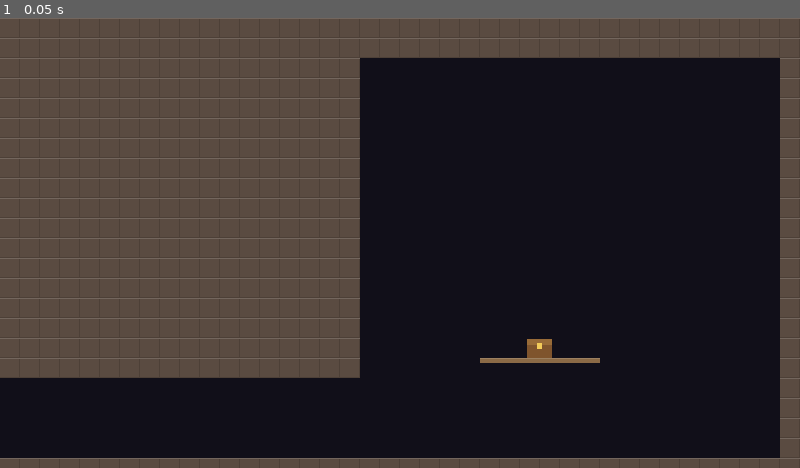
Above: before the commit, frame 1.
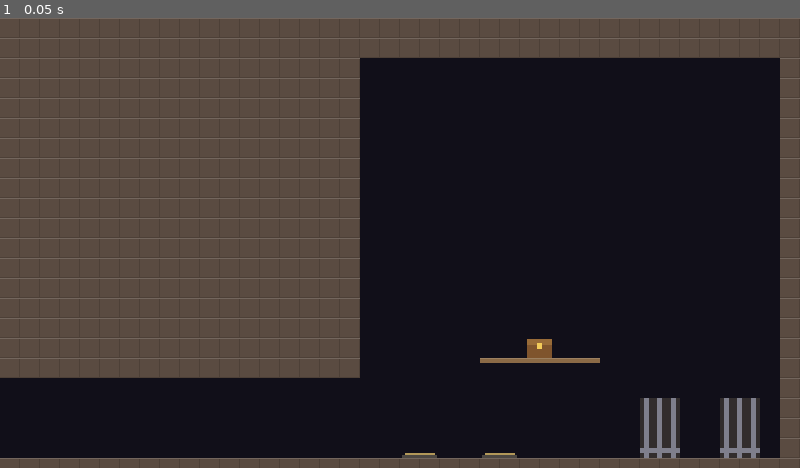
Above: after the commit, the same moment.

Repository: yuriisytnyk1996/The-Last-Sich
Game: Godot game, scene res://levels/rooms/test_hideout.tscn
Two runs of this game, one before a commit and one after it. Both use one fixed random seed, a clock stepped at 60 frames per second and the inputs below. This scene is started directly instead of the project's main scene.
Inputs:
- Up to frame 1 (0.05 s): no input

The runs differ from the first frame. In frame 1, 1.4% of the frame differs, in the area x 50-95%, y 84-98%.

Commit message:
feat(traversal): add pressure plates that open gates
A pressure plate is pressed by the player or an enemy standing on it and
calls set_open() on its targets. HOLD keeps them open while pressed and
closes them after an optional delay, for timed gates. On room load a HOLD
plate with nothing on it shuts its targets at once. LATCH stays down
after the first press and is saved. Two test plates in the test hideout.

Diff:
--- /dev/null
+++ b/levels/objects/mechanisms/pressure_plate.gd
@@ -0,0 +1,104 @@
+class_name PressurePlate
+extends Area2D
+## A plate on the floor pressed by standing on it: the player or an enemy.
+## Pressing calls `set_open(true)` on each node in `targets` (a `Gate`, or
+## any node with that method).
+##
+## HOLD keeps the targets open only while something stands on the plate.
+## Stepping off closes them after `release_delay`, which makes timed
+## gates the player has to run through. A HOLD plate owns its targets:
+## when the room loads with nothing on it, it closes them at once, so a
+## gate saved open by a room change doesn't stay open.
+##
+## LATCH stays down after the first press and keeps the targets open.
+## Saved (`persistent` group), for one-time shortcuts.
+##
+## The origin is the bottom centre: place it on the floor in the room's
+## `Logic`. Children: `Shape` (what presses it) and `Top` (sinks when
+## pressed).
+
+enum Mode { HOLD, LATCH }
+
+## Nodes to open, each with `set_open(open: bool)`.
+@export var targets: Array[Node] = []
+@export var mode := Mode.HOLD
+## HOLD only: seconds after stepping off before the targets close.
+@export var release_delay := 0.0
+## How far `Top` sinks when pressed (px).
+@export var press_depth := 2.0
+
+var pressed := false
+
+var _bodies := 0
+var _release_timer: SceneTreeTimer
+
+@onready var top: Node2D = $Top
+@onready var _top_y := top.position.y
+
+
+func _ready() -> void:
+	add_to_group(SaveManager.PERSISTENT_GROUP)
+	body_entered.connect(_on_body_entered)
+	body_exited.connect(_on_body_exited)
+	# Deferred: runs after the room has restored its saved state.
+	_settle.call_deferred()
+
+
+func get_save_data() -> Dictionary:
+	return {"pressed": pressed and mode == Mode.LATCH}
+
+
+func apply_save_data(data: Dictionary) -> void:
+	if mode == Mode.LATCH and bool(data.get("pressed", false)):
+		pressed = true
+		_show_top()
+
+
+func _settle() -> void:
+	if mode == Mode.HOLD and _bodies == 0:
+		_drive(false, true)
+
+
+func _on_body_entered(_body: Node2D) -> void:
+	_bodies += 1
+	_release_timer = null
+	if pressed:
+		return
+	pressed = true
+	_show_top()
+	_drive(true)
+
+
+func _on_body_exited(_body: Node2D) -> void:
+	_bodies = maxi(_bodies - 1, 0)
+	# The room is unloading: nothing to close.
+	if not is_inside_tree() or mode == Mode.LATCH or _bodies > 0:
+		return
+	if release_delay <= 0.0:
+		_release()
+		return
+	var timer := get_tree().create_timer(release_delay, false)
+	_release_timer = timer
+	await timer.timeout
+	# A new press or a later step-off replaced this timer.
+	if _release_timer == timer:
+		_release()
+
+
+func _release() -> void:
+	_release_timer = null
+	pressed = false
+	_show_top()
+	_drive(false)
+
+
+func _drive(open: bool, instant := false) -> void:
+	for target in targets:
+		if target and target.has_method(&"set_open"):
+			target.call(&"set_open", open, instant)
+		else:
+			push_warning("PressurePlate %s: target %s has no set_open()" % [name, target])
+
+
+func _show_top() -> void:
+	top.position.y = _top_y + (press_depth if pressed else 0.0)
--- /dev/null
+++ b/levels/objects/mechanisms/pressure_plate.tscn
@@ -0,0 +1,33 @@
+[gd_scene format=3]
+
+[ext_resource type="Script" path="res://levels/objects/mechanisms/pressure_plate.gd" id="1_plate"]
+
+[sub_resource type="RectangleShape2D" id="shape_plate"]
+size = Vector2(24, 10)
+
+[node name="PressurePlate" type="Area2D"]
+collision_layer = 0
+collision_mask = 6
+monitorable = false
+script = ExtResource("1_plate")
+
+[node name="Shape" type="CollisionShape2D" parent="."]
+position = Vector2(0, -3)
+shape = SubResource("shape_plate")
+
+[node name="Base" type="ColorRect" parent="."]
+offset_left = -14.0
+offset_top = -2.0
+offset_right = 14.0
+mouse_filter = 2
+color = Color(0.3, 0.28, 0.26, 1)
+
+[node name="Top" type="Node2D" parent="."]
+position = Vector2(0, -4)
+
+[node name="Plate" type="ColorRect" parent="Top"]
+offset_left = -12.0
+offset_right = 12.0
+offset_bottom = 2.0
+mouse_filter = 2
+color = Color(0.7, 0.6, 0.35, 1)
--- a/levels/rooms/test_hideout/logic.tscn
+++ b/levels/rooms/test_hideout/logic.tscn
@@ -2,6 +2,8 @@
 
 [ext_resource type="Script" path="res://levels/objects/room_exit.gd" id="1_exit"]
 [ext_resource type="PackedScene" path="res://levels/objects/items/chest.tscn" id="2_chest"]
+[ext_resource type="PackedScene" path="res://levels/objects/mechanisms/gate.tscn" id="3_gate"]
+[ext_resource type="PackedScene" path="res://levels/objects/mechanisms/pressure_plate.tscn" id="4_plate"]
 
 [sub_resource type="RectangleShape2D" id="shape_exit"]
 size = Vector2(8, 64)
@@ -33,3 +35,21 @@
 [node name="HideoutChest" parent="Chests" instance=ExtResource("2_chest")]
 position = Vector2(432, 272)
 currency = 250
+
+[node name="Mechanisms" type="Node2D" parent="."]
+
+[node name="TimedGate" parent="Mechanisms" instance=ExtResource("3_gate")]
+position = Vector2(528, 352)
+
+[node name="TimedPlate" parent="Mechanisms" node_paths=PackedStringArray("targets") instance=ExtResource("4_plate")]
+position = Vector2(336, 352)
+targets = [NodePath("../TimedGate")]
+release_delay = 2.0
+
+[node name="LatchGate" parent="Mechanisms" instance=ExtResource("3_gate")]
+position = Vector2(592, 352)
+
+[node name="LatchPlate" parent="Mechanisms" node_paths=PackedStringArray("targets") instance=ExtResource("4_plate")]
+position = Vector2(400, 352)
+targets = [NodePath("../LatchGate")]
+mode = 1
Not shown, added: levels/objects/mechanisms/pressure_plate.gd.uid
Not shown, changed: docs/guide/project-structure.md
Not shown, changed: docs/roadmap.md
Not shown, changed: docs/systems/traversal.md
